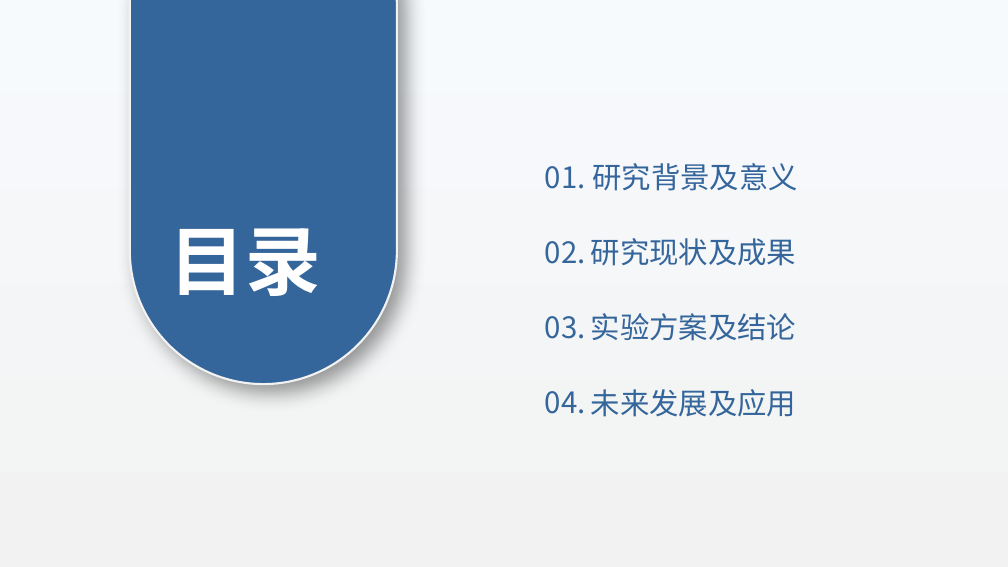
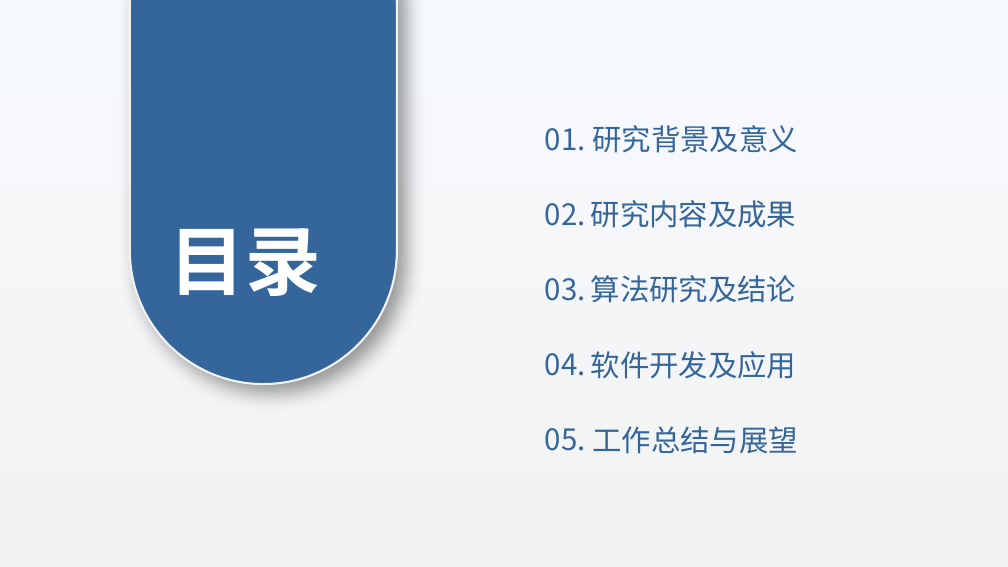
Before and after one commit to zhongdeming428/graduation-design, a slide deck: slide 2 of 阶段性报告/毕设答辩.pptx. Drawn at 1008x567 pixels with LibreOffice and Linux fonts; fonts in the diff are those of the drawing. Boxes give left, top, right and bottom in pixels: in the first picture for what was removed or moved away, otherwise in the second. Text is boxed around its words. In the diff, an @@ line names an element or a change of style, - is before the commit and + after.

```diff
--- a/阶段性报告/毕设答辩.pptx
+++ b/阶段性报告/毕设答辩.pptx
@@ 5 texts: place and size @@
-5 texts at <box>545,163,799,414</box>
+5 texts at <box>545,125,799,376</box>
@@ text at <box>591,200,797,228</box>: text changed @@
-研究现状及成果
+研究内容及成果
@@ text at <box>591,275,797,303</box>: text changed @@
-实验方案及结论
+算法研究及结论
@@ text at <box>591,351,797,379</box>: text changed @@
-未来发展及应用
+软件开发及应用
@@ text added at <box>545,428,586,451</box>, 28 pt, text #35669B @@
+05.
@@ text added at <box>593,426,799,454</box>, 28 pt, text #35669B @@
+工作总结与展望
```
Also in this commit, not shown: 3 slides added, 3 slides removed, 1 other file.
